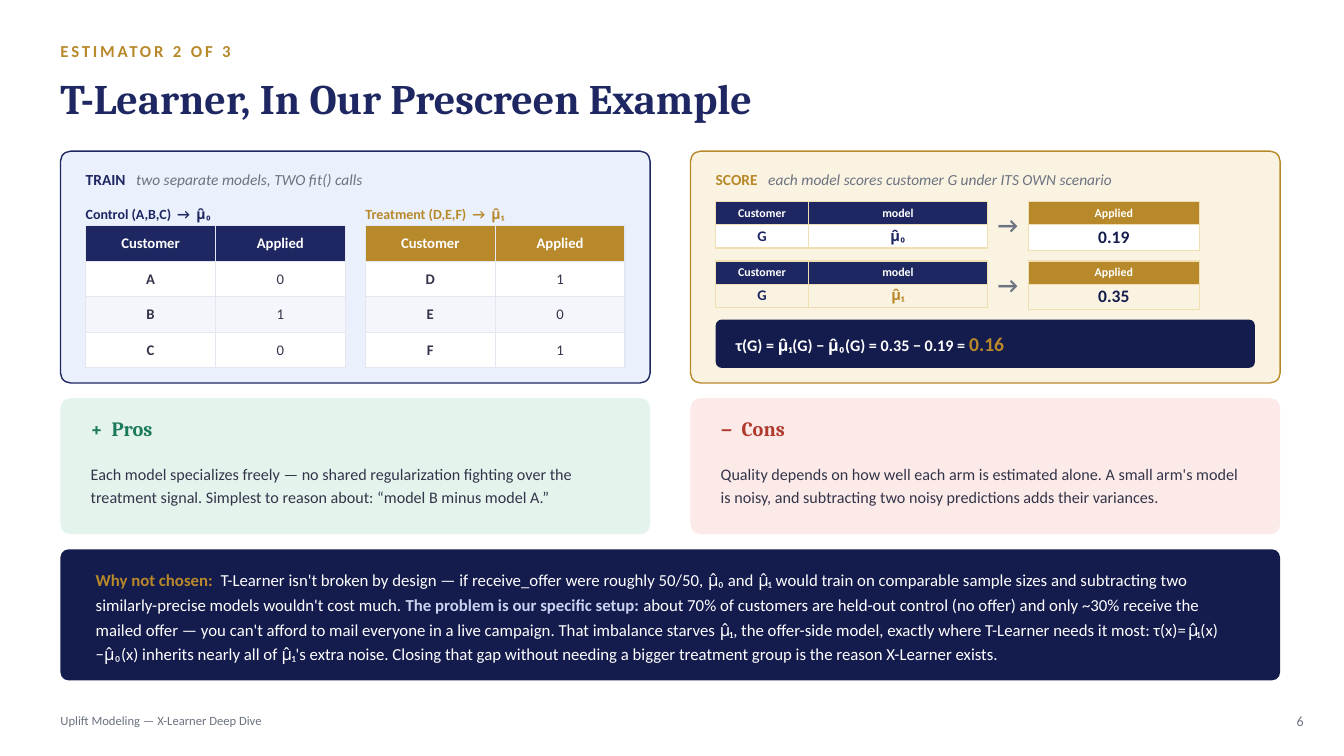
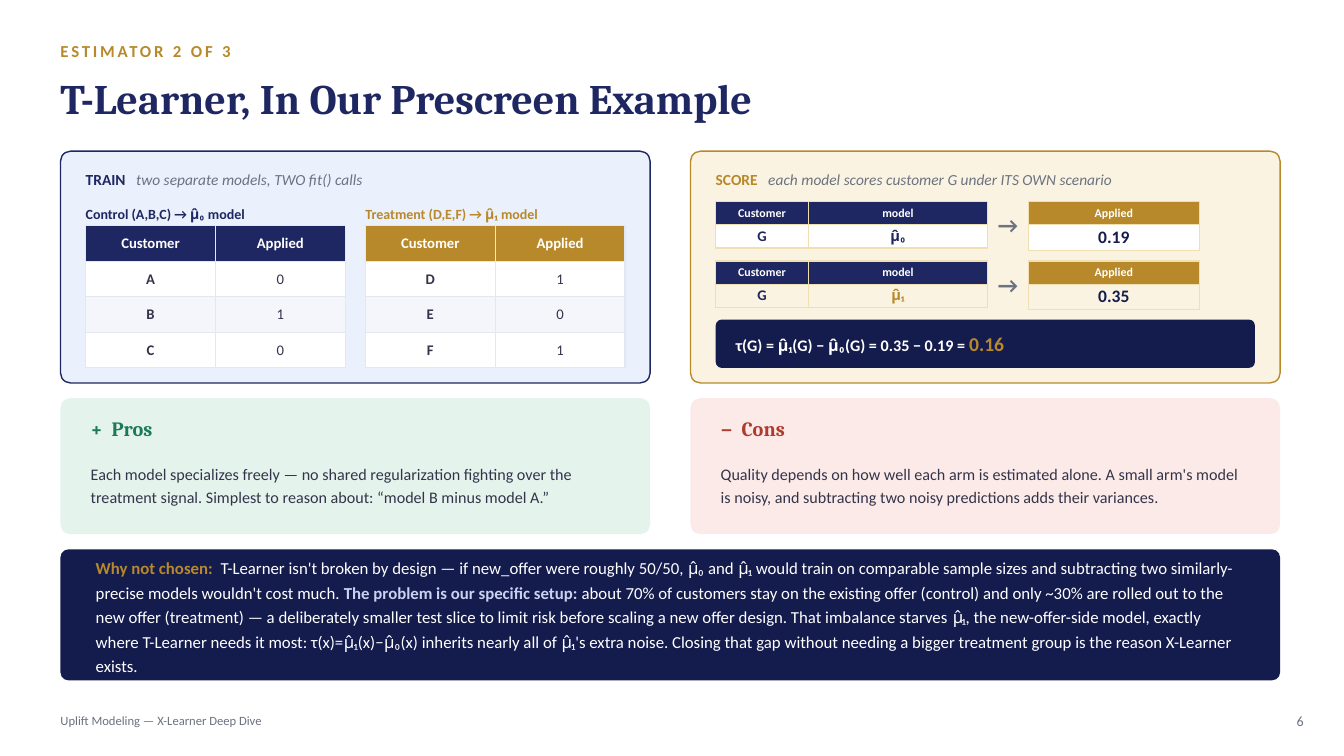
Before and after one commit to crystal1361/uplift-model, a slide deck: slide 6 of uplift_model_deck.pptx. Drawn at 1344x756 pixels with LibreOffice and Linux fonts; fonts in the diff are those of the drawing. Boxes give left, top, right and bottom in pixels: in the first picture for what was removed or moved away, otherwise in the second. Text is boxed around its words. In the diff, an @@ line names an element or a change of style, - is before the commit and + after.

```diff
--- a/uplift_model_deck.pptx
+++ b/uplift_model_deck.pptx
@@ text at [86,208,245,223]: text changed @@
-Control (A,B,C) → μ̂₀
+Control (A,B,C) → μ̂₀ model
@@ text at [365,208,538,223]: text changed @@
-Treatment (D,E,F) → μ̂₁
+Treatment (D,E,F) → μ̂₁ model
@@ text at [96,561,1233,672]: text changed @@
-Why not chosen: T-Learner isn't broken by design — if receive_offer were roughly 50/50, μ̂₀ and μ̂₁ would train on comparable sample sizes and subtracting two similarly-precise models wouldn't cost much. The problem is our specific setup: about 70% of customers are held-out control (no offer) and only ~30% receive the mailed offer — you can't afford to mail everyone in a live campaign. That imbalance starves μ̂₁, the offer-side model, exactly where T-Learner needs it most: τ(x)=μ̂₁(x)−μ̂₀(x) inherits nearly all of μ̂₁'s extra noise. Closing that gap without needing a bigger treatment group is the reason X-Learner exists.
+Why not chosen: T-Learner isn't broken by design — if new_offer were roughly 50/50, μ̂₀ and μ̂₁ would train on comparable sample sizes and subtracting two similarly-precise models wouldn't cost much. The problem is our specific setup: about 70% of customers stay on the existing offer (control) and only ~30% are rolled out to the new offer (treatment) — a deliberately smaller test slice to limit risk before scaling a new offer design. That imbalance starves μ̂₁, the new-offer-side model, exactly where T-Learner needs it most: τ(x)=μ̂₁(x)−μ̂₀(x) inherits nearly all of μ̂₁'s extra noise. Closing that gap without needing a bigger treatment group is the reason X-Learner exists.
```
Also in this commit, not shown: 8 other slides changed, 1 other file.
